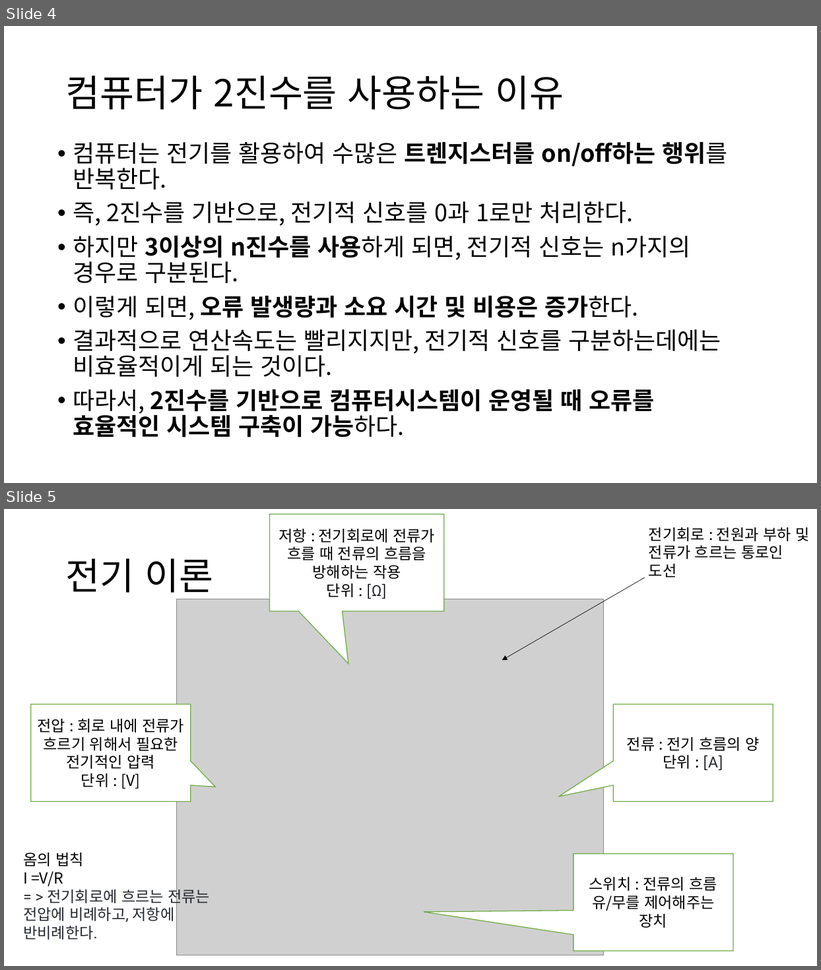
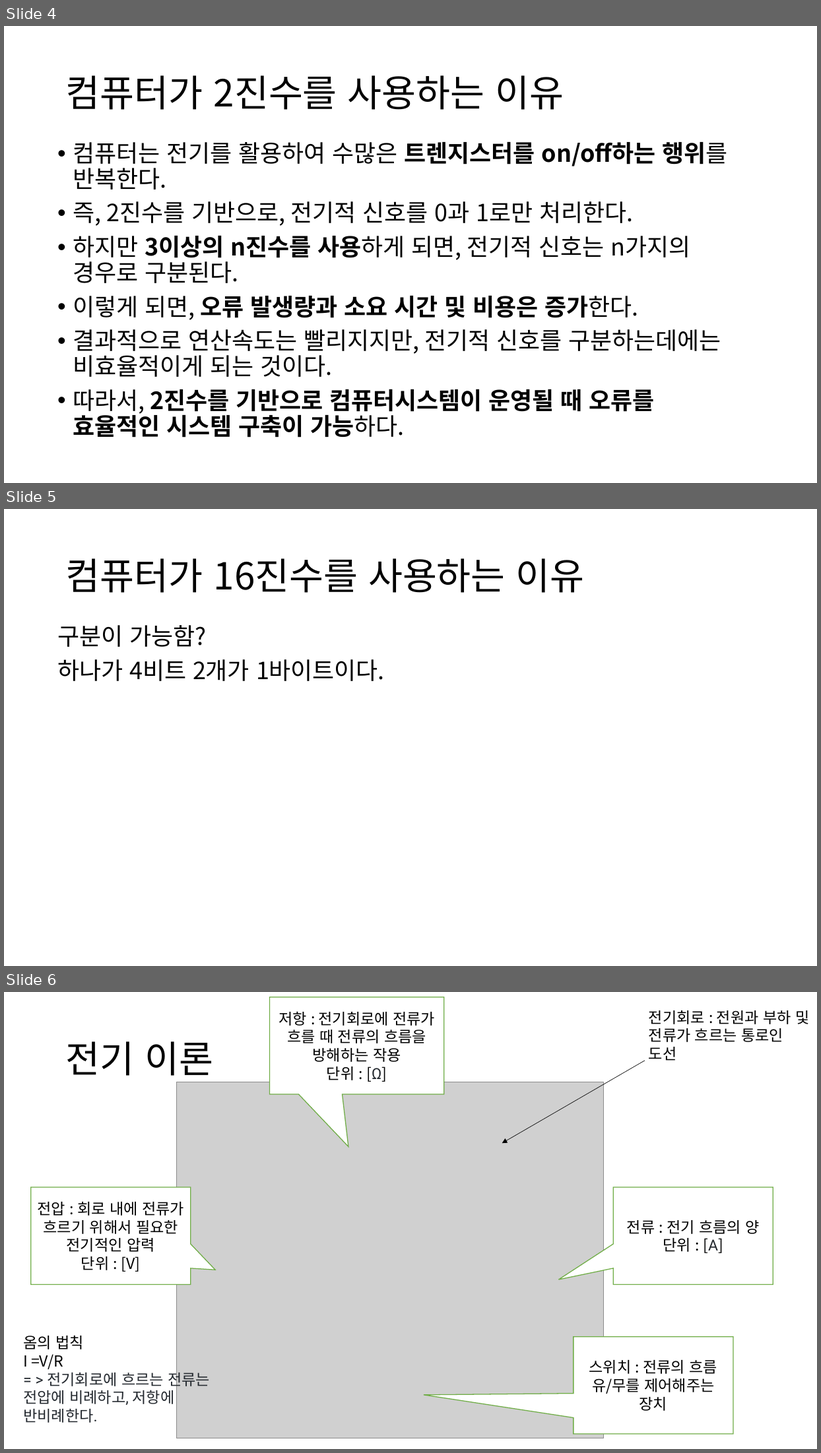
Before and after one commit to cs-study-org/cs-study, a slide deck: 02/beom/combinationLogic.pptx. Shown one above the other, each under a label of ours: slides 4 and 5 before the commit, slides 4, 5 and 6 after it. The pictures are 821x970 and 821x1453 pixels, drawn with LibreOffice and Linux fonts; fonts in the diff are those of the drawing; grey boxes stand for pictures. Boxes give left, top, right and bottom in pixels: in the first picture for what was removed or moved away, otherwise in the second. Text is boxed around its words. In the diff, an @@ line names an element or a change of style, - is before the commit and + after.

```diff
--- a/02/beom/combinationLogic.pptx
+++ b/02/beom/combinationLogic.pptx
@@ slide 5 added at (4, 509, 817, 966), background #FFFFFF @@
@@ title added at (66, 559, 585, 593), 44 pt, text #000000 @@
+컴퓨터가 16진수를 사용하는 이유
@@ text added at (57, 625, 385, 681), 28 pt, text #000000 @@
+구분이 가능함?
+하나가 4비트 2개가 1바이트이다.
@@ what was slide 5 is now slide 6 @@
```
Also in this commit, not shown: 1 slide changed, 1 other file.
